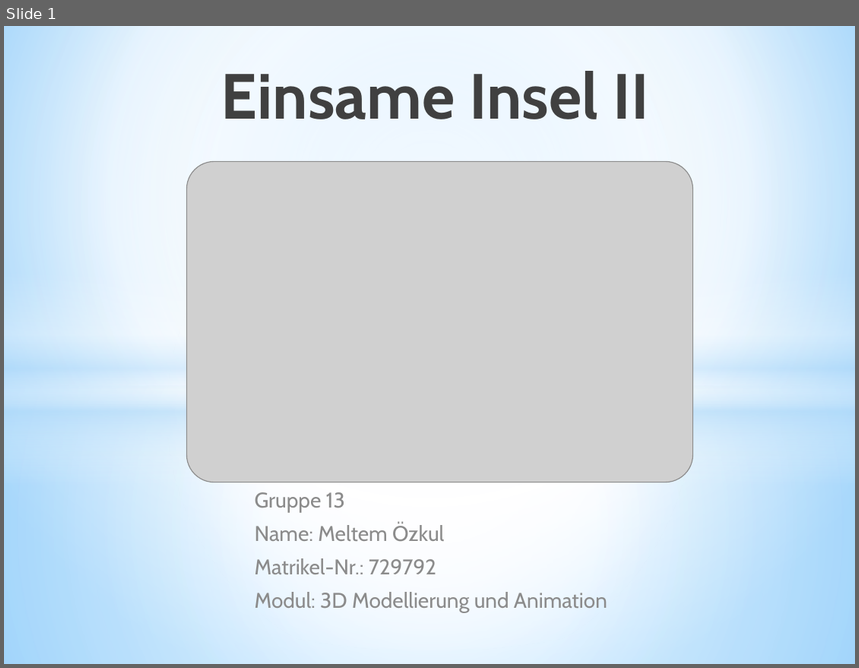
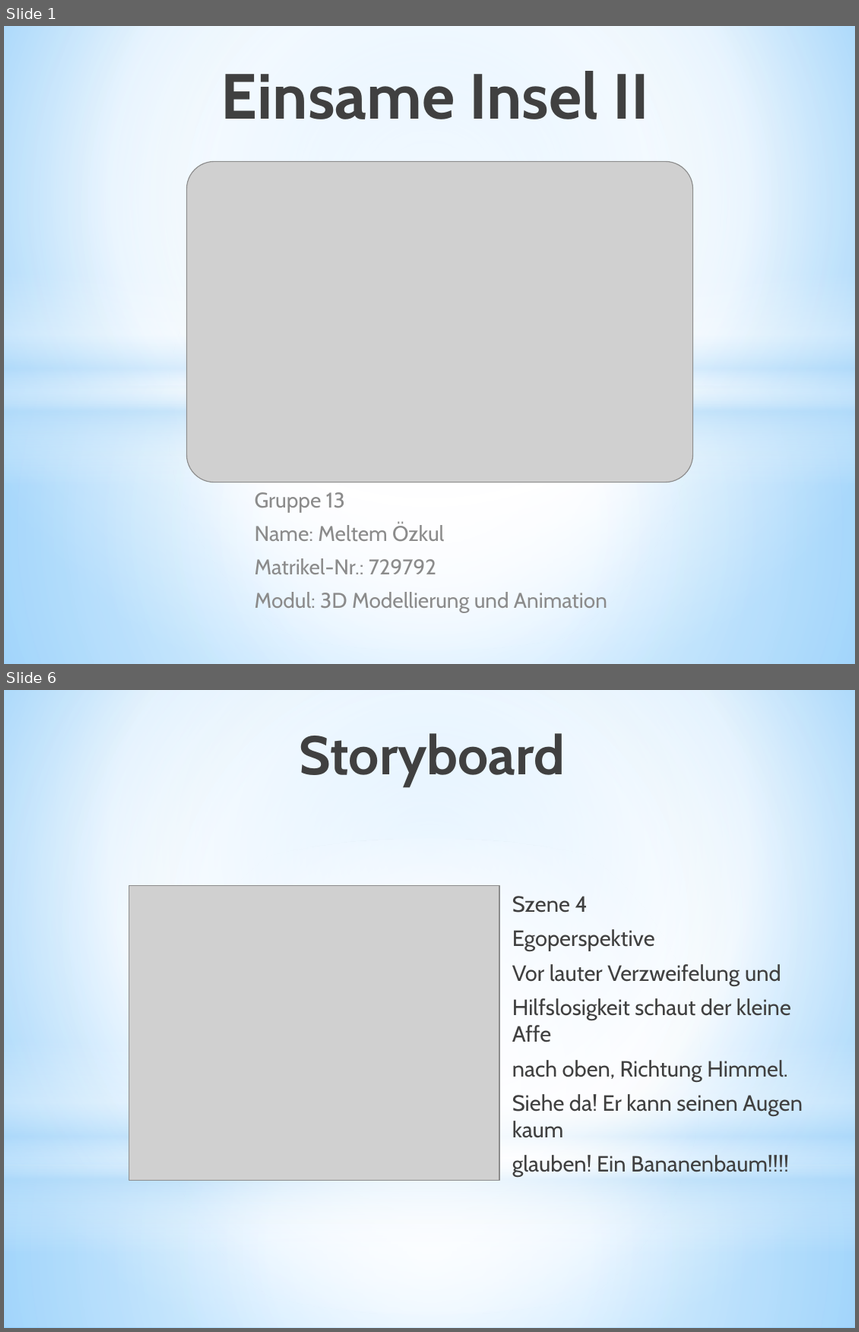
Before and after one commit to Mel-tem/51-MOE-3D, a slide deck: Präsentationen/01 Planungsphase/Planungspraesentation_MeltemOezkul_MOE_51.pptx. Shown one above the other, each under a label of ours: slide 1 before the commit, slides 1 and 6 after it; the slides between them are not shown. The pictures are 859x668 and 859x1332 pixels, drawn with LibreOffice and Linux fonts; fonts in the diff are those of the drawing; grey boxes stand for pictures. Boxes give left, top, right and bottom in pixels: in the first picture for what was removed or moved away, otherwise in the second. Text is boxed around its words. In the diff, an @@ line names an element or a change of style, - is before the commit and + after.

```diff
--- a/Präsentationen/01 Planungsphase/Planungspraesentation_MeltemOezkul_MOE_51.pptx
+++ b/Präsentationen/01 Planungsphase/Planungspraesentation_MeltemOezkul_MOE_51.pptx
@@ slide 6 added at (4, 690, 855, 1328), background gradient #9ED5FF to #FFFFFF to #5BB9FF @@
@@ rectangle added at (4, 690, 855, 1165), fill gradient #FFFFFF to #B4DCFA @@
@@ title added at (300, 733, 566, 787), 46 pt, text gradient #000000 to #404040 to #212745, bold @@
+Storyboard
@@ ellipse added at (4, 839, 855, 1314), fill gradient #FFFFFF @@
@@ picture added at (129, 886, 500, 1180) @@
@@ text added at (512, 896, 803, 1177), 18.7 pt, text #404040 @@
+Szene 4
+Egoperspektive
+Vor lauter Verzweifelung und
+Hilfslosigkeit schaut der kleine Affe
+nach oben, Richtung Himmel.
+Siehe da! Er kann seinen Augen kaum
+glauben! Ein Bananenbaum!!!!
@@ rectangle added at (4, 1040, 855, 1253), fill gradient #FFFFFF to #B4DCFA @@
@@ rectangle added at (4, 1165, 855, 1328), fill gradient #FFFFFF to #B4DCFA @@
```
Also in this commit, not shown: 1 slide changed, 10 other slides added, 3 slides removed, 47 other files.
